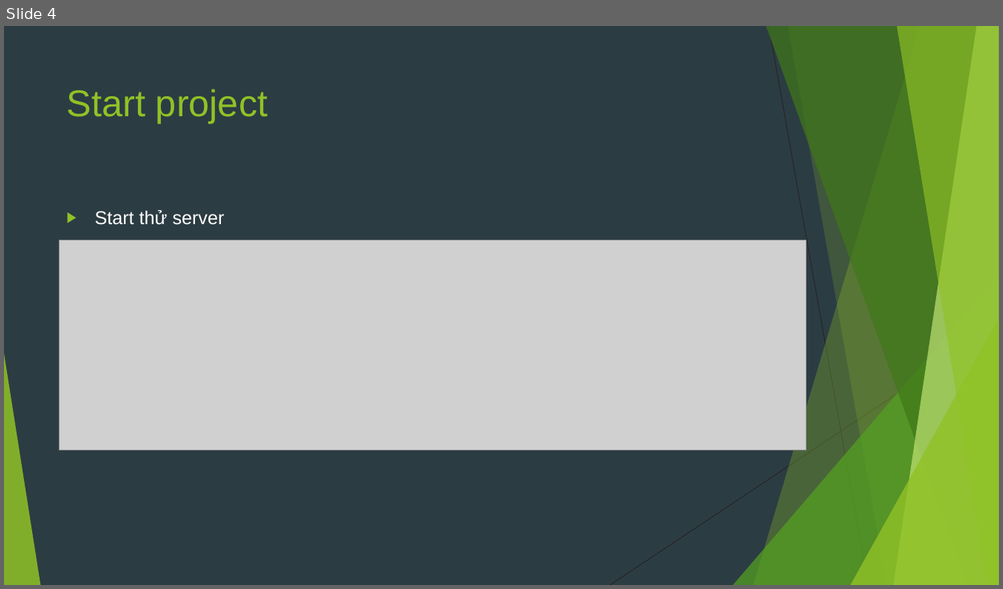
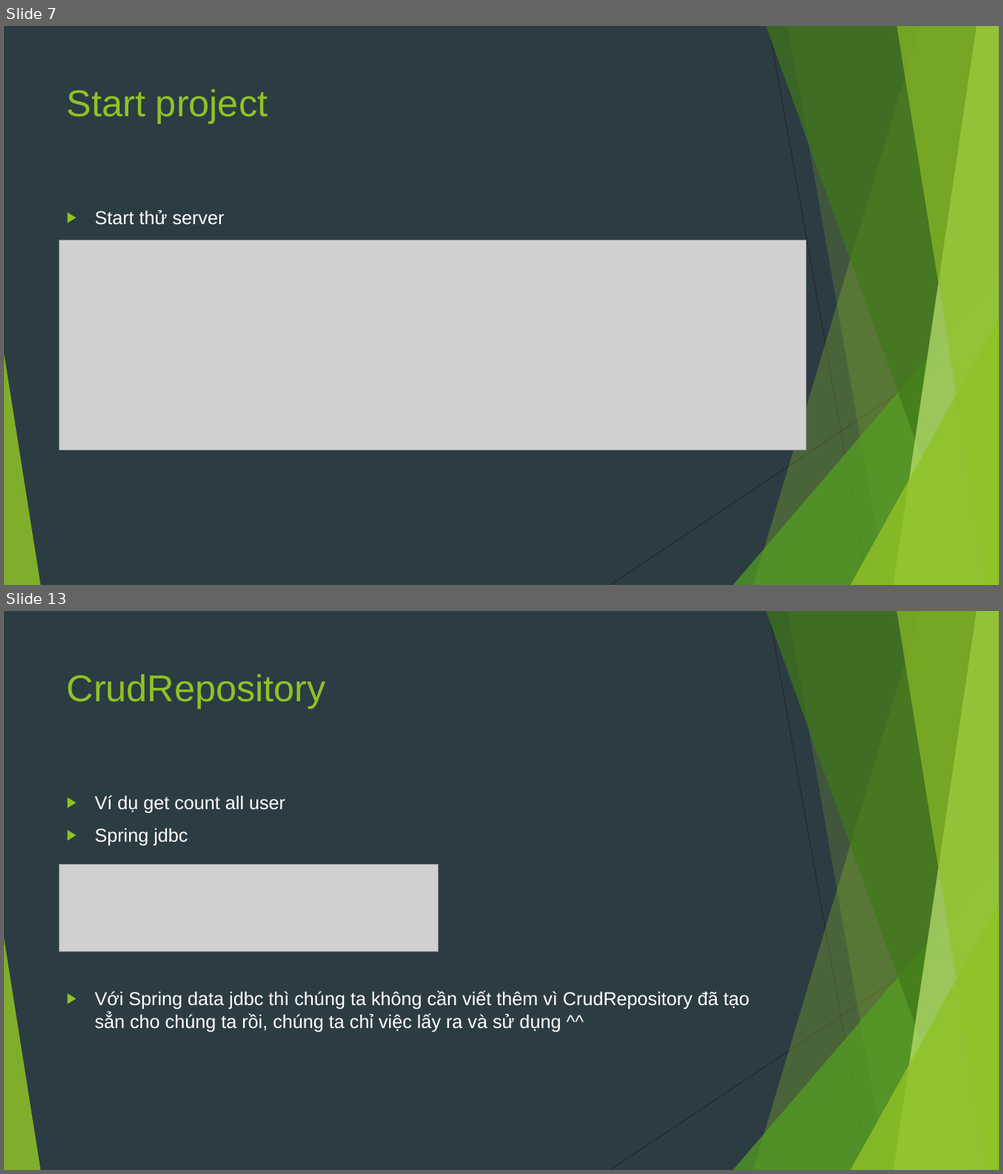
Before and after one commit to sobbingwind/SpringBoot, a slide deck: 06.Spring Data JDBC.pptx. Shown one above the other, each under a label of ours: slide 4 before the commit, slides 7 and 13 after it; the slides between them are not shown. The pictures are 1003x589 and 1003x1174 pixels, drawn with LibreOffice and Linux fonts; fonts in the diff are those of the drawing; grey boxes stand for pictures. Boxes give left, top, right and bottom in pixels: in the first picture for what was removed or moved away, otherwise in the second. Text is boxed around its words. In the diff, an @@ line names an element or a change of style, - is before the commit and + after.

```diff
--- a/06.Spring Data JDBC.pptx
+++ b/06.Spring Data JDBC.pptx
@@ slide 13 added at <box>4,611,999,1170</box>, background #2C3C43; not listed: 10 template elements that a slide beside it also shows @@
@@ title added at <box>67,674,326,709</box>, 36 pt, text #90C226 @@
+CrudRepository
@@ text added at <box>95,795,749,1032</box>, 18 pt, text #FFFFFF @@
+▶ Ví dụ get count all user
+▶ Spring jdbc
+▶ Với Spring data jdbc thì chúng ta không cần viết thêm vì CrudRepository đã tạo sẳn cho chúng ta rồi, chúng ta chỉ việc lấy ra và sử dụng ^^
@@ picture added at <box>60,865,438,953</box> @@
@@ what was slide 4 is now slide 7 @@
```
Also in this commit, not shown: 18 other slides added.
